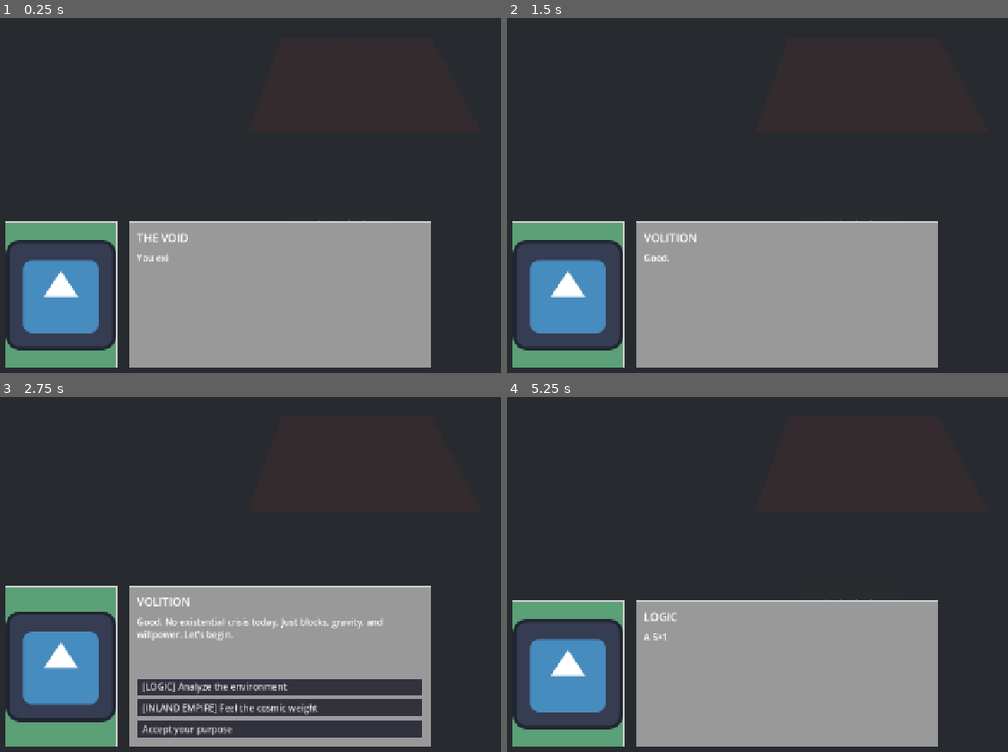
Above: before the commit, frames 1-4 (two rows, left to right).
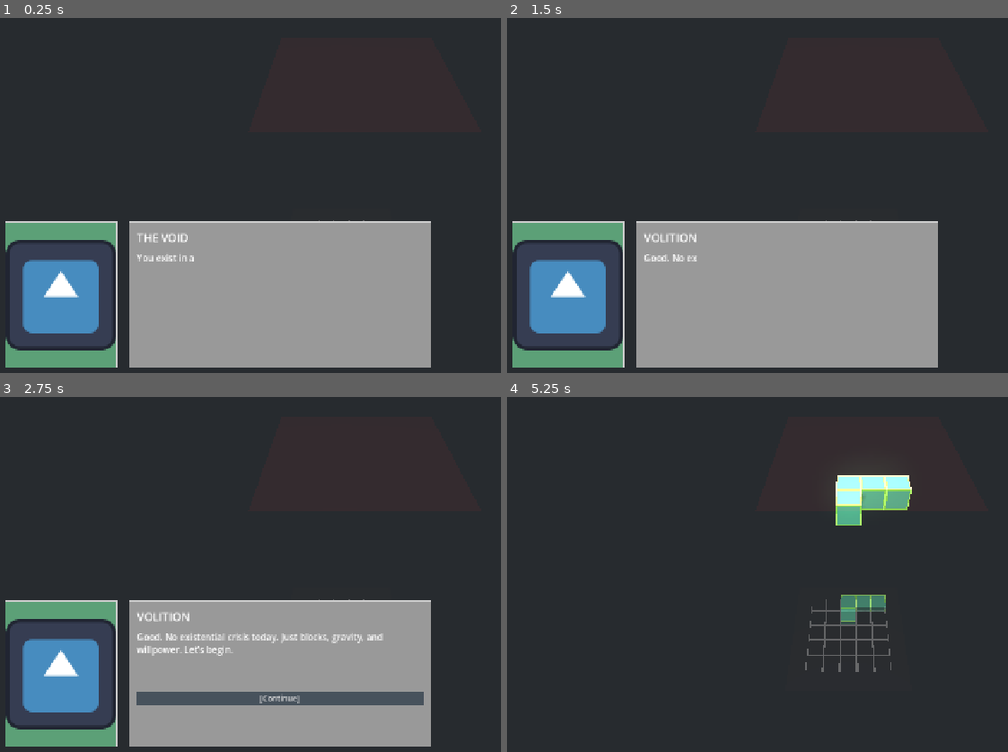
Above: after the commit, the same moments.

Repository: tuvshinerdene1/GameDevCourse2025
Game: Godot game, scene res://main.tscn
Same seed, same stepped clock (60 frames per second), same inputs: the game is played once before the commit and once after it. The engine's default icon, where the game draws it, is replaced by a stand-in: a white triangle on a blue panel in a dark square.
Inputs (mouse positions are in pixels of both pictures, inside the frame that each line leads up to):
- Up to frame 1 (0.25 s): no input
- Up to frame 2 (1.5 s): tap Enter (ui_accept) at 0.5, 0.77 s; hold Right (move_right) 0.53-1.25 s; hold Q (camera_rotate_left) 0.53-1.25 s; click "Accept your purpose" at 1.25 s
- Up to frame 3 (2.75 s): hold Down (move_down) from 2.03 s (still down); tap E (camera_rotate_right) at 2.1 s; tap Enter (ui_accept) at 2.27 s
- Up to frame 4 (5.25 s): release Down (move_down) at 2.75 s; click "Accept your purpose" (after the commit: "[Continue]") at 2.75 s; hold Right (move_right) 3.53-4.28 s; hold Q (camera_rotate_left) 3.53-4.28 s; hold Up (move_up) 4.28-5 s; tap E (camera_rotate_right) at 4.35 s; tap Enter (ui_accept) at 4.52 s; click (787, 684) at 5 s, where only the run before the commit has a clickable "[LOGIC] Analyze the environme…"

The runs differ from the first frame. In frame 1, less than 0.1% of the frame differs, in the area x 33-39%, y 66-69%; in frame 2, less than 0.1%; in frame 3, 16%; in frame 4, 35%, in the area x 1-87%, y 22-99%.

Commit message:
the dialogue works now

Diff:
--- a/3d-tetris/dialogue_system.gd
+++ b/3d-tetris/dialogue_system.gd
@@ -16,7 +16,7 @@
 var portraits: Dictionary = {}
 
 var is_active: bool = false
-var text_speed: float = 0.03
+var text_speed: float = 0.01
 var current_text: String = ""
 var displayed_text: String = ""
 var text_timer: float = 0.0
@@ -68,6 +68,12 @@
 	get_tree().paused = true
 
 func _display_node(node_id: String):
+	if not dialogue_tree.has(node_id):
+		push_error("Dialogue node not found: " + node_id)
+		return
+
+	current_node_id = node_id  # ✅ FIX — update the current node
+
 	var node = dialogue_tree[node_id]
 
 	# Update portrait
@@ -95,6 +101,7 @@
 	if current_text == "":
 		is_text_complete = true
 		_show_choices(node)
+
 
 func _reveal_next_character():
 	if displayed_text.length() < current_text.length():
--- a/3d-tetris/main.gd
+++ b/3d-tetris/main.gd
@@ -32,6 +32,8 @@
 var has_shown_intro: bool = false
 var has_shown_first_clear: bool = false
 var has_shown_near_death: bool = false
+static var intro_already_shown: bool = false
+
 
 func _ready() -> void:
 	shape_factory = ShapeFactory.new()
@@ -46,8 +48,10 @@
 	move_interval = 1.0 / speed
 
 	# Show intro dialogue before spawning first piece
-	if not has_shown_intro:
-		call_deferred("_show_intro_dialogue")
+	if not intro_already_shown:
+		intro_already_shown = true
+		has_shown_intro = true
+		_show_intro_dialogue()
 	else:
 		_spawn_block()
 
@@ -72,6 +76,7 @@
 	dialogue_system.load_dialogue_tree(intro_tree)
 	dialogue_system.start_dialogue("start")
 
+
 func _create_intro_dialogue() -> Dictionary:
 	return {
 		"start": {
@@ -113,7 +118,7 @@
 func _on_dialogue_ended():
 	# Resume game after dialogue
 	if not game_over and current_piece == null:
-		call_deferred("_spawn_block")
+		_spawn_block()
 
 func _on_dialogue_choice_selected(choice_index: int, choice_data: Dictionary):
 	# Track player choices for story branching
